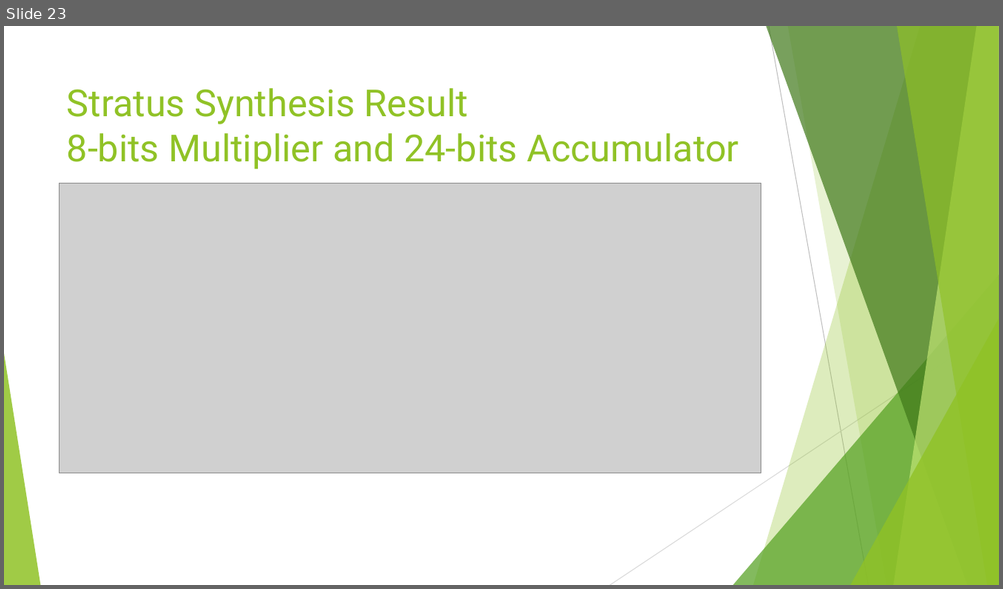
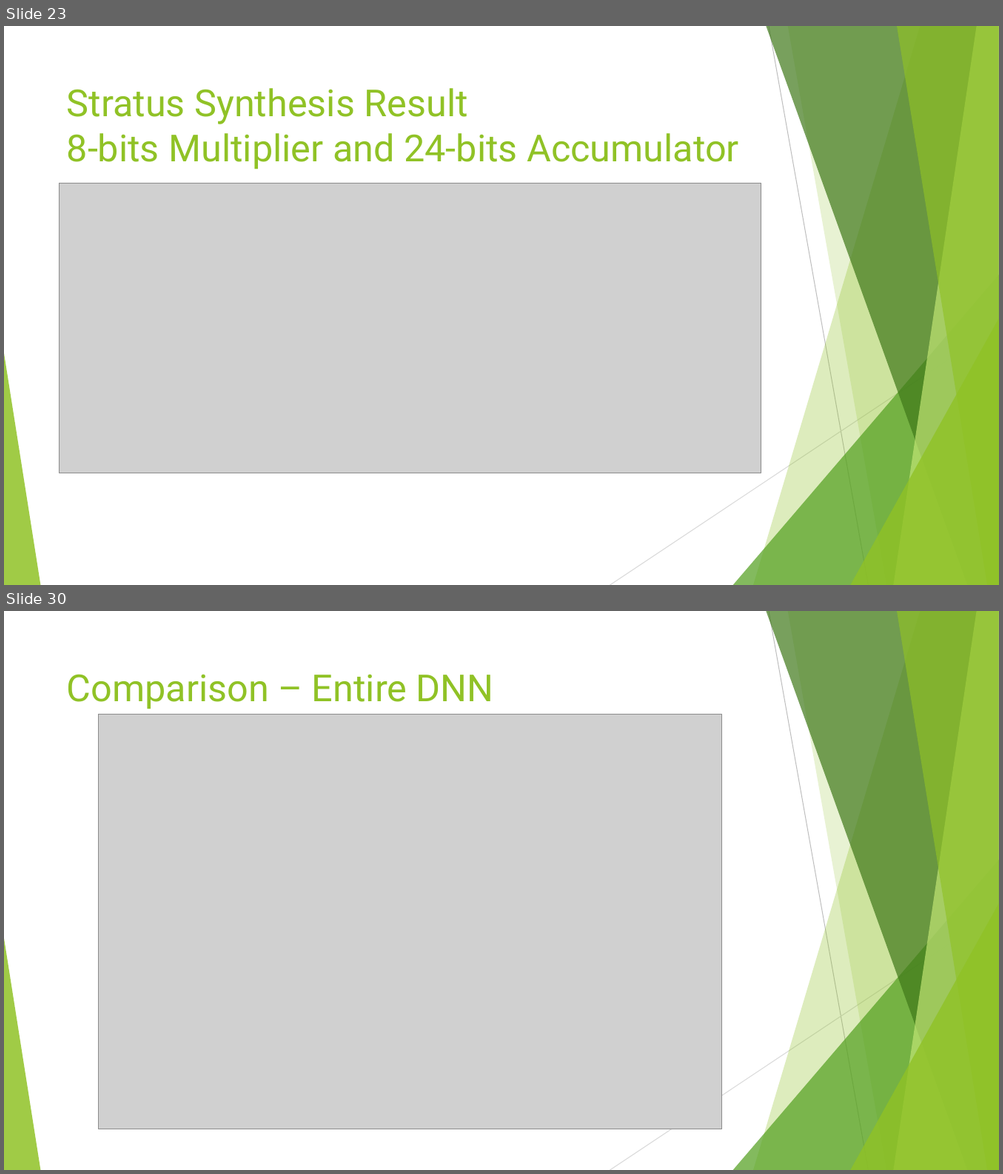
Before and after one commit to andy39866821/EE6470-Implement-of-Many-Core-System-Final_Project, a slide deck: 多核心系統_final.pptx. Shown one above the other, each under a label of ours: slide 23 before the commit, slides 23 and 30 after it; the slides between them are not shown. The pictures are 1003x589 and 1003x1174 pixels, drawn with LibreOffice and Linux fonts; fonts in the diff are those of the drawing; grey boxes stand for pictures. Boxes give left, top, right and bottom in pixels: in the first picture for what was removed or moved away, otherwise in the second. Text is boxed around its words. In the diff, an @@ line names an element or a change of style, - is before the commit and + after.

```diff
--- a/多核心系統_final.pptx
+++ b/多核心系統_final.pptx
@@ slide 30 added at [4,611,999,1170], background #FFFFFF; not listed: 10 template elements that a slide beside it also shows @@
@@ title added at [67,674,494,709], 36 pt, text #90C226 @@
+Comparison – Entire DNN
@@ picture added at [99,715,721,1130] @@
```
Also in this commit, not shown: 5 slides changed, 4 other slides added, 5 slides removed, 24 other files.
